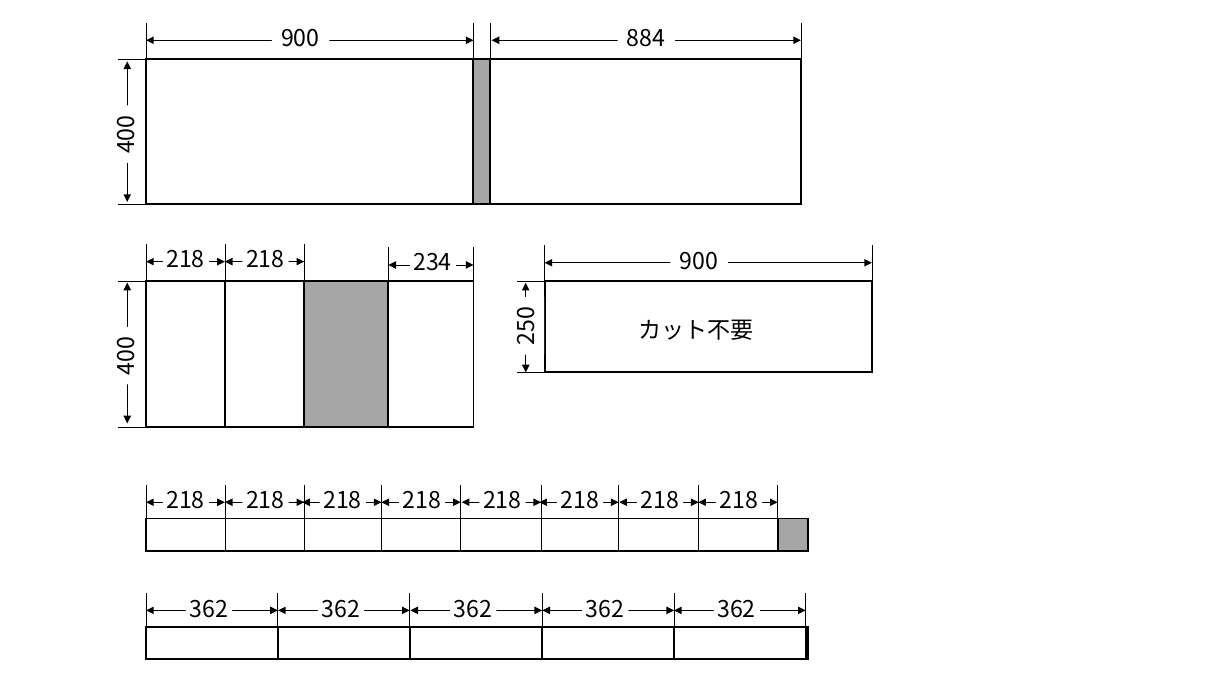
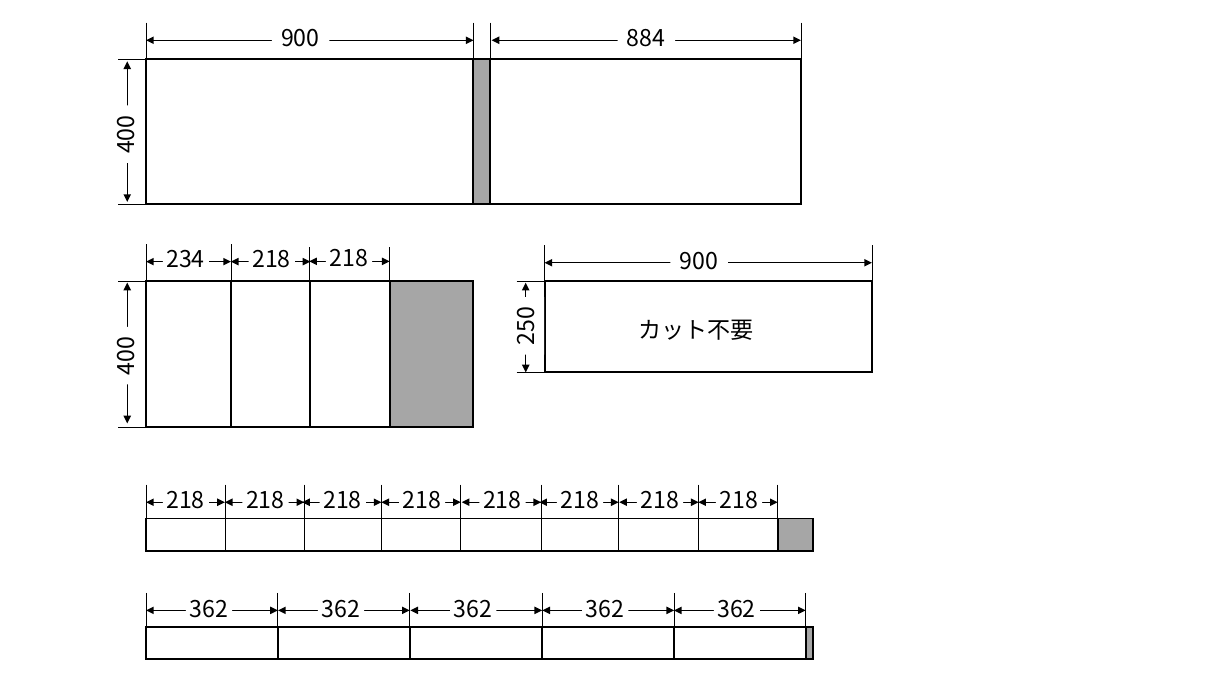
Before and after one commit to ktcode/ktCAR6, a slide deck: slide 1 of ktCAR6.pptx. Drawn at 1232x693 pixels with LibreOffice and Linux fonts; fonts in the diff are those of the drawing. Boxes give left, top, right and bottom in pixels: in the first picture for what was removed or moved away, otherwise in the second. Text is boxed around its words. In the diff, an @@ line names an element or a change of style, - is before the commit and + after.

Commit message:
1st

```diff
--- a/ktCAR6.pptx
+++ b/ktCAR6.pptx
@@ double arrow moved from (146, 262) - (225, 262) to (146, 262) - (231, 262) @@
@@ text in rectangle at (x1=166, y1=249, x2=204, y2=268): text changed @@
-218
+234
@@ 2 rectangles, 1 double arrow, 1 line moved together from (x1=225, y1=244, x2=305, y2=427) to (x1=231, y1=241, x2=311, y2=427) @@
@@ line removed from (304, 244) to (304, 376) @@
@@ line moved from (388, 248) - (388, 380) to (310, 248) - (310, 380) @@
@@ double arrow moved from (388, 265) - (473, 265) to (310, 262) - (390, 262) @@
@@ text at (x1=330, y1=248, x2=368, y2=267): text changed @@
-234
+218
@@ line moved from (473, 248) - (473, 380) to (390, 248) - (390, 380) @@
@@ rectangle resized from (x1=146, y1=281, x2=225, y2=427) to (x1=146, y1=281, x2=231, y2=427) @@
@@ rectangle resized from (x1=389, y1=281, x2=474, y2=427) to (x1=310, y1=281, x2=390, y2=427) @@
@@ rectangle resized from (x1=779, y1=518, x2=809, y2=551) to (x1=779, y1=518, x2=814, y2=551) @@
@@ rectangle resized from (x1=146, y1=627, x2=809, y2=659) to (x1=146, y1=627, x2=813, y2=659) @@
```
